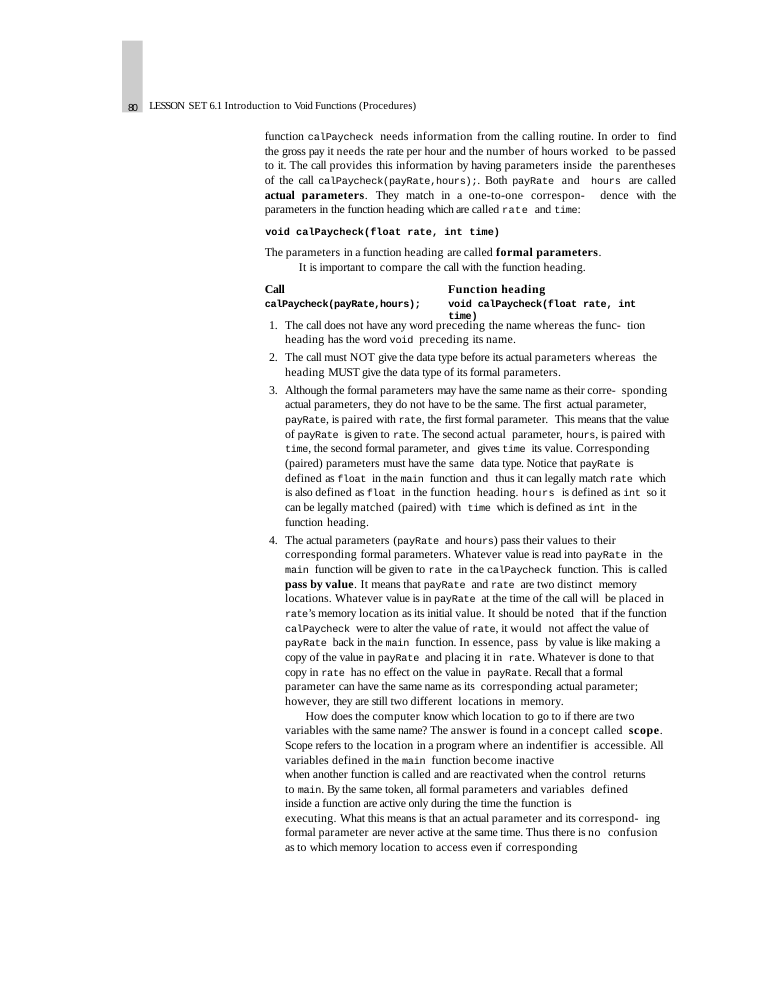
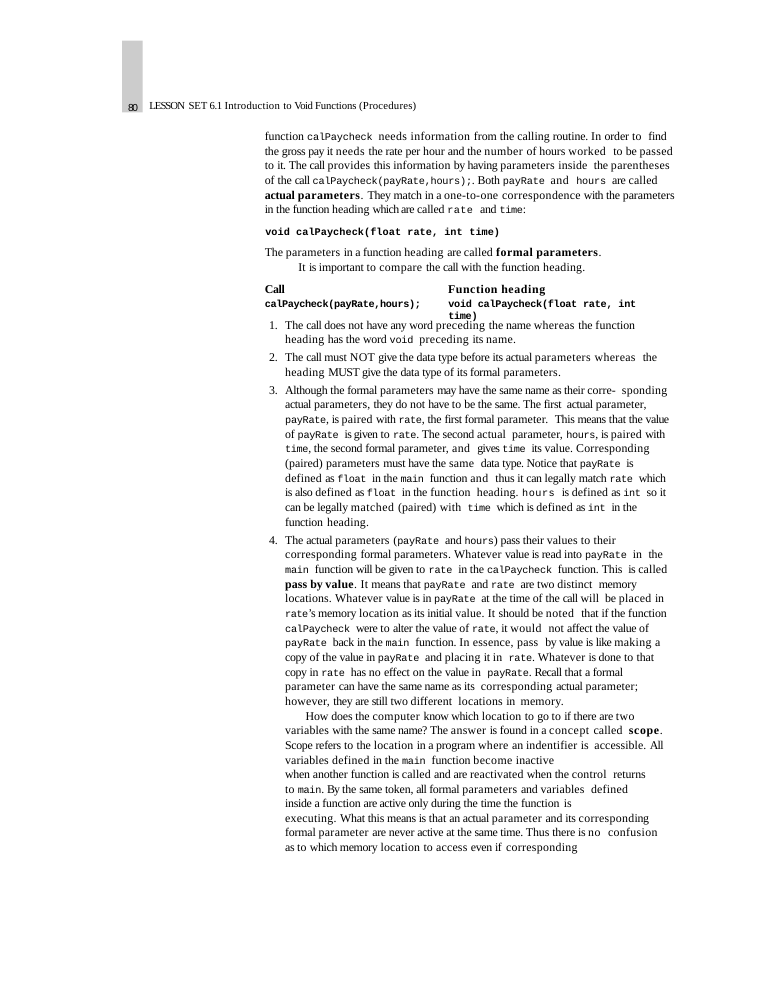
Before and after one commit to gangryunguh/cop3014-lab06-function-a, a slide deck: slide 6 of lab06-a.pptx. Drawn at 774x1008 pixels with LibreOffice and Linux fonts; fonts in the diff are those of the drawing. Boxes give left, top, right and bottom in pixels: in the first picture for what was removed or moved away, otherwise in the second. Text is boxed around its words. In the diff, an @@ line names an element or a change of style, - is before the commit and + after.

```diff
--- a/lab06-a.pptx
+++ b/lab06-a.pptx
@@ text at <box>265,131,675,216</box>: text changed @@
-function calPaycheck needs information from the calling routine. In order to find the gross pay it needs the rate per hour and the number of hours worked to be passed to it. The call provides this information by having parameters inside the parentheses of the call calPaycheck(payRate,hours);. Both payRate and hours are called actual parameters. They match in a one-to-one correspon- dence with the parameters in the function heading which are called rate and time:
+function calPaycheck needs information from the calling routine. In order to find the gross pay it needs the rate per hour and the number of hours worked to be passed to it. The call provides this information by having parameters inside the parentheses of the call calPaycheck(payRate,hours);. Both payRate and hours are called actual parameters. They match in a one-to-one correspondence with the parameters in the function heading which are called rate and time:
@@ text at <box>285,320,635,346</box>: text changed @@
-1. The call does not have any word preceding the name whereas the func- tion heading has the word void preceding its name.
+1. The call does not have any word preceding the name whereas the function heading has the word void preceding its name.
@@ text at <box>285,813,657,854</box>: text changed @@
-executing. What this means is that an actual parameter and its correspond- ing formal parameter are never active at the same time. Thus there is no confusion as to which memory location to access even if corresponding
+executing. What this means is that an actual parameter and its corresponding formal parameter are never active at the same time. Thus there is no confusion as to which memory location to access even if corresponding
```
Also in this commit, not shown: 7 other slides changed.
